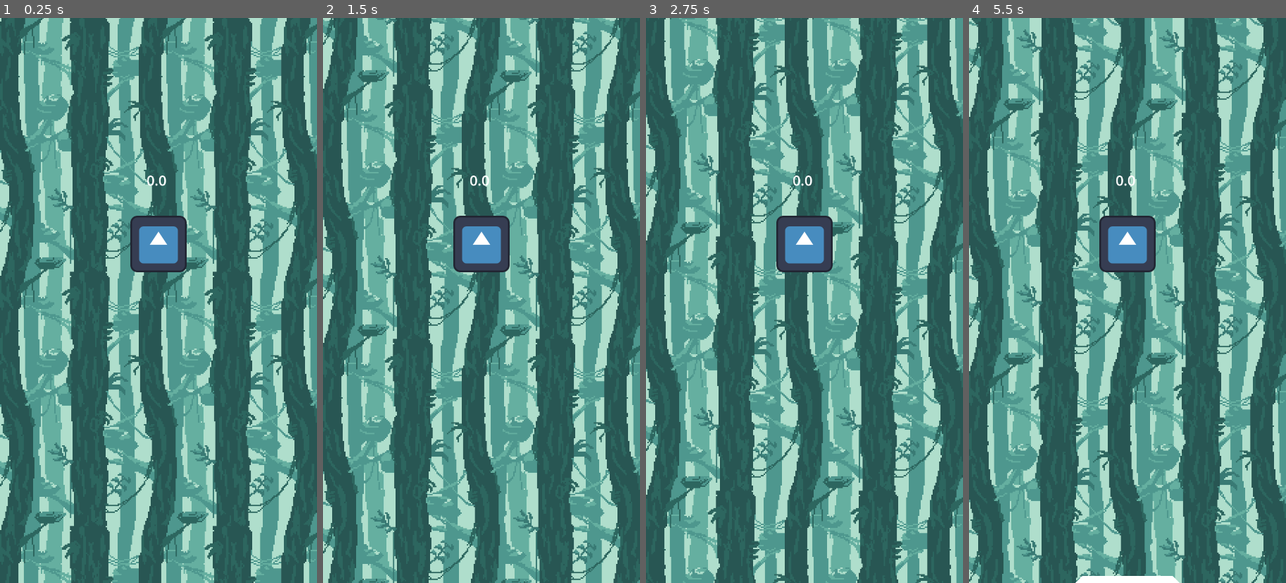
Above: before the commit, frames 1-4 (left to right).
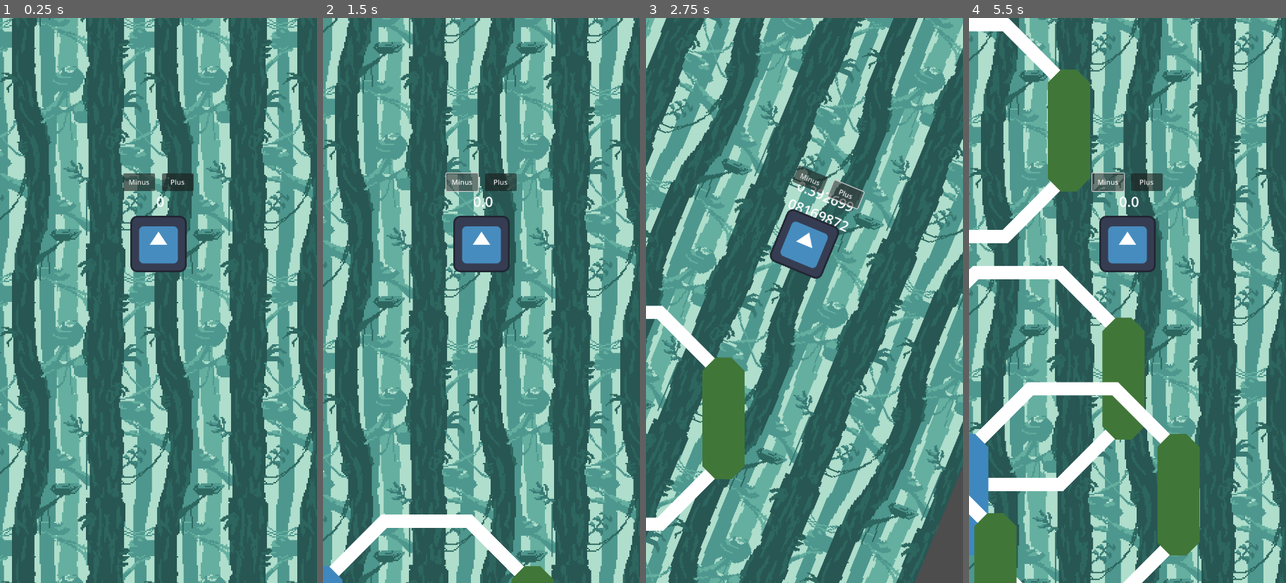
Above: after the commit, the same moments.

Repository: State0fFlux/Spider-Game
Game: Godot game, scene res://game.tscn
Same seed, same stepped clock (60 frames per second), same inputs: the game is played once before the commit and once after it. The engine's default icon, where the game draws it, is replaced by a stand-in: a white triangle on a blue panel in a dark square.
Inputs (mouse positions are in pixels of both pictures, inside the frame that each line leads up to):
- Up to frame 1 (0.25 s): no input
- Up to frame 2 (1.5 s): click (500, 181) at 0.5 s, where only the run after the commit has a clickable "Plus"; click (487, 181) at 1.25 s, where only the run after the commit has a clickable "Minus"
- Up to frame 3 (2.75 s): click (823, 181) at 2 s, where only the run after the commit has a clickable "Plus"
- Up to frame 4 (5.5 s): click (1133, 181) at 2.75 s, where only the run after the commit has a clickable "Minus"; click (1146, 181) at 3.5 s, where only the run after the commit has a clickable "Plus"; click (1133, 181) at 4.25 s, where only the run after the commit has a clickable "Minus"

The runs differ from the first frame. In frame 1, 65% of the frame differs, in the area x 0-100%, y 0-100%; in frame 2, 66%; in frame 3, 66%; in frame 4, 71%.

Commit message:
kinda screwed everything up here tbh

Diff:
--- a/game.gd
+++ b/game.gd
@@ -3,8 +3,6 @@
 @onready var obj = $Obj
 @onready var cam = $Camera2D
 @onready var bg = $Background
-
-var rotation_angle = 0.0  # Store filtered value
 
 func _ready() -> void:
 	Input.use_accumulated_input = false
@@ -14,11 +12,16 @@
 
 	# Gyroscope gives rotation speed, so we integrate over time
 	var delta_rotation = gyro.z * delta
-	rotation_angle += delta_rotation  # Accumulate rotation over time
+	#Global.rotation_angle += delta_rotation  # Accumulate rotation over time
 
-	text.text=str(rotation_angle)
-	cam.rotation = rotation_angle
-	bg.rotation = rotation_angle
-	obj.rotation = rotation_angle
+	text.text=str(Global.rotation_angle)
+	rotation = Global.rotation_angle
 	for node in get_tree().get_nodes_in_group("Obstacle"):
-		node.rotation = rotation_angle
+		node.rotation = -Global.rotation_angle
+
+
+func _on_plus_pressed() -> void:
+	Global.rotation_angle += PI/8
+
+func _on_minus_pressed() -> void:
+	Global.rotation_angle -= PI/8
--- a/game.tscn
+++ b/game.tscn
@@ -1,9 +1,10 @@
-[gd_scene load_steps=6 format=3 uid="uid://duoq6b6hlb7si"]
+[gd_scene load_steps=7 format=3 uid="uid://duoq6b6hlb7si"]
 
 [ext_resource type="Script" uid="uid://idv65ywhhryq" path="res://game.gd" id="1_80nbo"]
 [ext_resource type="Texture2D" uid="uid://dloe182145p2o" path="res://icon.svg" id="2_e2o6t"]
 [ext_resource type="Texture2D" uid="uid://brtwlynh0skve" path="res://bg.jpg" id="2_fc0e3"]
 [ext_resource type="Script" uid="uid://dlvfxigt86j5r" path="res://spawner.gd" id="3_feb5d"]
+[ext_resource type="PackedScene" uid="uid://cd0tj8f74y82j" path="res://ring_obstacle.tscn" id="4_fc0e3"]
 
 [sub_resource type="Theme" id="Theme_e2o6t"]
 RichTextLabel/font_sizes/normal_font_size = 32
@@ -14,7 +15,6 @@
 metadata/_edit_horizontal_guides_ = [640.0]
 
 [node name="Background" type="Node2D" parent="."]
-position = Vector2(360, 512)
 
 [node name="Parallax2D" type="Parallax2D" parent="Background"]
 scale = Vector2(0.3, 0.3)
@@ -25,35 +25,51 @@
 metadata/_edit_lock_ = true
 
 [node name="Sprite2D" type="Sprite2D" parent="Background/Parallax2D"]
-position = Vector2(-2.09808e-05, -1.52588e-05)
 texture = ExtResource("2_fc0e3")
 offset = Vector2(10.6667, 277.333)
 
-[node name="Camera2D" type="Camera2D" parent="."]
-position = Vector2(360, 512)
-scale = Vector2(6, 6)
-offset = Vector2(0, 128)
-
 [node name="RichTextLabel" type="RichTextLabel" parent="."]
-offset_left = 280.0
-offset_top = 320.0
-offset_right = 432.0
-offset_bottom = 416.0
+offset_left = -72.0
+offset_top = -144.0
+offset_right = 80.0
+offset_bottom = -48.0
 theme = SubResource("Theme_e2o6t")
 text = "hi"
 horizontal_alignment = 1
 vertical_alignment = 1
 
-[node name="Obj" type="Sprite2D" parent="."]
-position = Vector2(360, 512)
+[node name="Player" type="Sprite2D" parent="."]
 texture = ExtResource("2_e2o6t")
+metadata/_edit_lock_ = true
+
+[node name="Plus" type="Button" parent="Player"]
+offset_left = 8.0
+offset_top = -160.0
+offset_right = 80.0
+offset_bottom = -120.0
+text = "Plus"
+
+[node name="Minus" type="Button" parent="Player"]
+offset_left = -80.0
+offset_top = -160.0
+offset_right = -8.0
+offset_bottom = -120.0
+text = "Minus"
+
+[node name="Camera2D" type="Camera2D" parent="Player"]
+scale = Vector2(6, 6)
+offset = Vector2(0, 128)
 
 [node name="Spawner" type="Node2D" parent="."]
-position = Vector2(360, 1664)
+position = Vector2(0, 1280)
 script = ExtResource("3_feb5d")
 
 [node name="spawnTimer" type="Timer" parent="Spawner"]
-wait_time = 5.0
 autostart = true
 
+[node name="Ringobstacle" parent="." instance=ExtResource("4_fc0e3")]
+position = Vector2(0, 1280)
+
+[connection signal="pressed" from="Player/Plus" to="." method="_on_plus_pressed"]
+[connection signal="pressed" from="Player/Minus" to="." method="_on_minus_pressed"]
 [connection signal="timeout" from="Spawner/spawnTimer" to="Spawner" method="_on_spawn_timer_timeout"]
--- /dev/null
+++ b/global.gd
@@ -0,0 +1,3 @@
+extends Node
+
+var rotation_angle = 0
--- a/project.godot
+++ b/project.godot
@@ -15,6 +15,10 @@
 config/features=PackedStringArray("4.4", "Mobile")
 config/icon="res://icon.svg"
 
+[autoload]
+
+Global="*res://global.gd"
+
 [display]
 
 window/size/viewport_width=720
--- a/ring_obstacle.gd
+++ b/ring_obstacle.gd
@@ -1,6 +1,6 @@
 extends Node2D
 
-var speed = -5
+var speed = 5
 
 # Called when the node enters the scene tree for the first time.
 func _ready() -> void:
@@ -9,4 +9,4 @@
 
 # Called every frame. 'delta' is the elapsed time since the previous frame.
 func _process(delta: float) -> void:
-	position.y += speed
+	global_position += speed * Vector2(cos(Global.rotation_angle + PI/2), -sin(Global.rotation_angle) - PI/2).normalized()
Not shown, added: global.gd.uid
